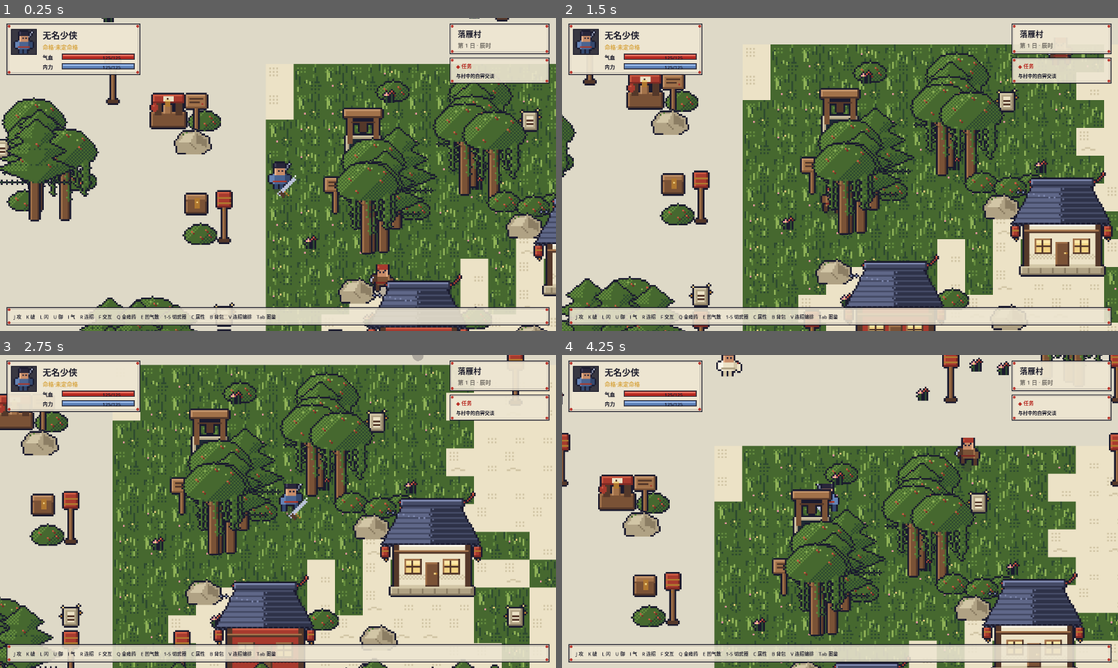
Above: before the commit, frames 1-4 (two rows, left to right).
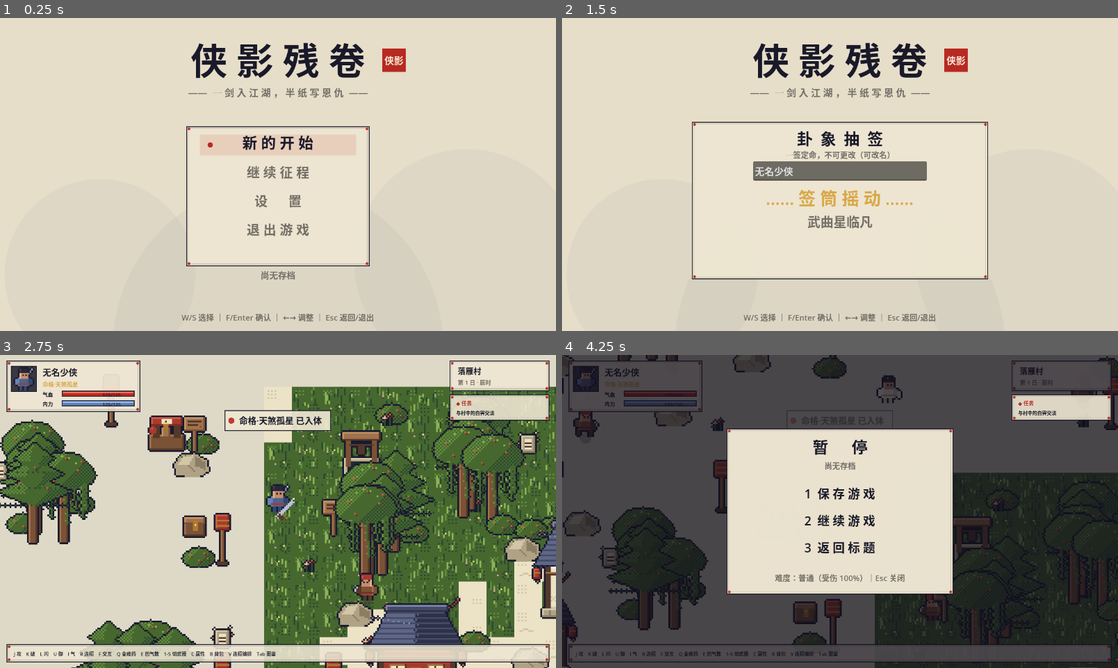
Above: after the commit, the same moments.

Repository: xianshixi26/xiaying-canjuan
Game: Godot game, scene res://scenes/Title.tscn
Same seed, same stepped clock (60 frames per second), same inputs: the game is played once before the commit and once after it. Before the commit the project starts from res://scenes/Main.tscn.
Inputs (mouse positions are in pixels of both pictures, inside the frame that each line leads up to):
- Up to frame 1 (0.25 s): no input
- Up to frame 2 (1.5 s): tap Enter at 0.5 s; move the mouse to (962, 158) at 0.52 s; hold D (move_right, bound only before the commit) 0.53-1.28 s; hold J (attack, bound only before the commit) 0.53-1.28 s; click (962, 158) at 0.67 s; tap Space at 0.77, 1.07 s; tap U (block, bound only before the commit) at 0.8, 1.35 s; move the mouse to (728, 190) at 1.27 s; hold S (move_down, bound only before the commit) from 1.28 s (still down); click (728, 190) at 1.42 s
- Up to frame 3 (2.75 s): tap Space at 1.52, 1.82, 2.3 s; tap Enter at 1.55, 2.1 s; move the mouse to (333, 442) at 2.02 s; release S (move_down, bound only before the commit) at 2.03 s; hold D (move_right, bound only before the commit) from 2.03 s (still down); click (333, 442) at 2.17 s
- Up to frame 4 (4.25 s): move the mouse to (812, 574) at 2.77 s; release D (move_right, bound only before the commit) at 2.78 s; hold W (move_up) 2.78-3.53 s; tap Space at 2.85, 3.02, 3.32, 3.77, 4.07 s; click (812, 574) at 2.92 s; tap J (attack) at 3.05 s; move the mouse to (1006, 558) at 3.52 s; hold A (move_left) from 3.53 s (still down); hold J (attack) from 3.53 s (still down); click (1006, 558) at 3.67 s; tap U (block) at 3.8 s; tap Escape (pause, bound only after the commit) at 4.15 s

The runs differ from the first frame. In frame 1, 52% of the frame differs, in the area x 0-100%, y 0-100%; in frame 2, 57%; in frame 3, 64%; in frame 4, 94%.

Commit message:
[Step 0.13] 游戏开始界面(菜单/命格抽签/设置) + 存档系统(Esc暂停保存/读取) + 开局命格流程 (D-031)

Diff:
--- a/project.godot
+++ b/project.godot
@@ -7,8 +7,12 @@
 
 config/name="侠影残卷"
 config/description="2D 俯视角水墨武侠动作探索 RPG（原型）"
-run/main_scene="res://scenes/Main.tscn"
+run/main_scene="res://scenes/Title.tscn"
 config/features=PackedStringArray("4.7", "GL Compatibility")
+
+[autoload]
+
+GameState="*res://scripts/game_state.gd"
 
 [display]
 
--- /dev/null
+++ b/scenes/Title.tscn
@@ -0,0 +1,8 @@
+[gd_scene load_steps=2 format=3]
+
+[ext_resource type="Script" path="res://scripts/title.gd" id="1"]
+
+[node name="Title" type="Control"]
+anchor_right = 1.0
+anchor_bottom = 1.0
+script = ExtResource("1")
--- /dev/null
+++ b/scripts/game_state.gd
@@ -0,0 +1,97 @@
+extends Node
+## 全局状态（D-031）：新游戏参数 / 存档读写 / 设置
+## Autoload 单例（project.godot [autoload] 注册）
+
+const SAVE_PATH := "user://save_1.json"
+
+var pending_name := "无名少侠"
+var pending_mingge := {}
+var pending_load := {}
+var difficulty := "普通"
+var volume := 0.8
+
+## 难度受伤系数
+func damage_factor() -> float:
+	match difficulty:
+		"简单":
+			return 0.75
+		"困难":
+			return 1.35
+	return 1.0
+
+func has_save() -> bool:
+	return FileAccess.file_exists(SAVE_PATH)
+
+func save_info() -> Dictionary:
+	if not has_save():
+		return {}
+	var data := _read()
+	return {
+		"level": int(data.get("level", 1)),
+		"day": int(data.get("day_count", 1)),
+		"saved_at": str(data.get("saved_at", "")),
+	}
+
+func _read() -> Dictionary:
+	var f := FileAccess.open(SAVE_PATH, FileAccess.READ)
+	if f == null:
+		return {}
+	var parsed = JSON.parse_string(f.get_as_text())
+	return parsed if parsed is Dictionary else {}
+
+## 存档：全状态持久化（属性/命格/背包/武器/连招链/图鉴/剧情/昼夜/位置）
+func save_game(player: Node, main: Node) -> bool:
+	var data := {
+		"version": 1,
+		"name": pending_name,
+		"mingge": pending_mingge,
+		"difficulty": difficulty,
+		"level": player.level, "xp": player.xp, "stat_points": player.stat_points,
+		"stats": player.stats,
+		"inventory": player.inventory,
+		"weapon_unlocked": player.weapon_unlocked,
+		"chains": player.chains,
+		"discovered": player.discovered.keys(),
+		"story_stage": main.story_stage, "clue_count": main.clue_count,
+		"day_count": main.day_count, "day_time": main.day_time,
+		"pos_x": player.global_position.x, "pos_y": player.global_position.y,
+		"saved_at": Time.get_datetime_string_from_system(),
+	}
+	var f := FileAccess.open(SAVE_PATH, FileAccess.WRITE)
+	if f == null:
+		return false
+	f.store_string(JSON.stringify(data, "\t"))
+	return true
+
+func load_game() -> void:
+	pending_load = _read()
+
+func apply_to(player: Node, main: Node, data: Dictionary) -> void:
+	pending_name = str(data.get("name", pending_name))
+	pending_mingge = data.get("mingge", {})
+	difficulty = str(data.get("difficulty", "普通"))
+	player.level = int(data.get("level", 1))
+	player.xp = int(data.get("xp", 0))
+	player.stat_points = int(data.get("stat_points", 0))
+	var st: Dictionary = data.get("stats", {})
+	for k in st.keys():
+		player.stats[k] = int(st[k])
+	var inv: Dictionary = data.get("inventory", {})
+	for k in inv.keys():
+		player.inventory[k] = int(inv[k])
+	var wu: Dictionary = data.get("weapon_unlocked", {})
+	for k in wu.keys():
+		player.weapon_unlocked[k] = bool(wu[k])
+	player.chains = data.get("chains", {})
+	for id in data.get("discovered", []):
+		player.discovered[str(id)] = true
+	main.story_stage = int(data.get("story_stage", 0))
+	main.clue_count = int(data.get("clue_count", 0))
+	main.day_count = int(data.get("day_count", 1))
+	main.day_time = float(data.get("day_time", 0.38))
+	player.position = Vector2(float(data.get("pos_x", 0.0)), float(data.get("pos_y", 0.0)))
+	player.refresh_derived()
+	player.hp = player.max_hp
+	player.mp = player.max_mp
+	if player.chains.is_empty() == false:
+		player.set_weapon(0)
--- a/scripts/hud.gd
+++ b/scripts/hud.gd
@@ -40,6 +40,7 @@
 var _dlg_shown := 0.0
 var _choices: Array = []
 var _ending: Dictionary = {}
+var _pause_open := false
 
 func say(speaker: String, text: String) -> void:
 	_dialog.append({"speaker": speaker, "text": text})
@@ -88,6 +89,34 @@
 	_chain_open = panel == "chain" and not _chain_open
 
 func _unhandled_input(event: InputEvent) -> void:
+	# ---- 暂停菜单（D-031）----
+	if _pause_open:
+		if event.is_action_pressed("pause"):
+			_pause_open = false
+			get_tree().paused = false
+			get_viewport().set_input_as_handled()
+		elif event is InputEventKey and event.pressed and not event.echo:
+			match event.keycode:
+				KEY_1:
+					var ok: bool = GameState.save_game(player, get_tree().current_scene)
+					show_hint("游戏已保存" if ok else "保存失败")
+					_pause_open = false
+					get_tree().paused = false
+					get_viewport().set_input_as_handled()
+				KEY_2:
+					_pause_open = false
+					get_tree().paused = false
+					get_viewport().set_input_as_handled()
+				KEY_3:
+					get_tree().paused = false
+					get_tree().change_scene_to_file("res://scenes/Title.tscn")
+					get_viewport().set_input_as_handled()
+		return
+	if event.is_action_pressed("pause"):
+		_pause_open = true
+		get_tree().paused = true
+		get_viewport().set_input_as_handled()
+		return
 	# ---- 剧情对话优先（D-030）----
 	if not _ending.is_empty():
 		if event.is_action_pressed("chain_exec") or event.is_action_pressed("interact"):
@@ -172,6 +201,8 @@
 		_draw_prompt(w, h)
 	_draw_legend(w, h)
 
+	if _pause_open:
+		_draw_pause(w, h)
 	if boss_max > 0.0:
 		_draw_boss_bar(w)
 	if quest_text != "":
@@ -228,7 +259,7 @@
 			draw_texture_rect_region(spr.texture, portrait.grow(-2.0), Rect2(0, 0, 64, 64))
 	draw_rect(portrait, C_INK, false, 2.0)
 	# 名号与命格
-	draw_string(_font, Vector2(98, 48), "无名少侠", HORIZONTAL_ALIGNMENT_LEFT, -1.0, _fsize + 4, C_INK)
+	draw_string(_font, Vector2(98, 48), GameState.pending_name, HORIZONTAL_ALIGNMENT_LEFT, -1.0, _fsize + 4, C_INK)
 	var mg := "未定命格"
 	if is_instance_valid(player):
 		mg = str(player.get("mingge"))
@@ -412,6 +443,19 @@
 
 # ================= 剧情绘制（D-030） =================
 
+func _draw_pause(w: float, h: float) -> void:
+	draw_rect(Rect2(0, 0, w, h), Color(0.06, 0.05, 0.1, 0.72))
+	var rect := Rect2(w * 0.5 - 260.0, h * 0.5 - 190.0, 520.0, 380.0)
+	_draw_panel(rect, 0.98)
+	draw_string(_font, Vector2(0, rect.position.y + 56), "暂      停", HORIZONTAL_ALIGNMENT_CENTER, w, 36, C_INK)
+	var info := GameState.save_info()
+	var sub := "尚无存档" if info.is_empty() else "存档：Lv.%d · 第 %d 日 · %s" % [info["level"], info["day"], info["saved_at"]]
+	draw_string(_font, Vector2(0, rect.position.y + 92), sub, HORIZONTAL_ALIGNMENT_CENTER, w, 18, Color(C_GRAY))
+	var rows := ["1  保 存 游 戏", "2  继 续 游 戏", "3  返 回 标 题"]
+	for i in rows.size():
+		draw_string(_font, Vector2(0, rect.position.y + 160.0 + i * 62.0), rows[i], HORIZONTAL_ALIGNMENT_CENTER, w, 28, C_INK)
+	draw_string(_font, Vector2(0, rect.position.y + 350.0), "难度：%s（受伤 %d%%）｜Esc 关闭" % [GameState.difficulty, int(GameState.damage_factor() * 100)], HORIZONTAL_ALIGNMENT_CENTER, w, 18, Color(C_GRAY))
+
 func _wrap(text: String, max_w: float) -> Array:
 	var lines: Array = []
 	var cur := ""
--- a/scripts/main.gd
+++ b/scripts/main.gd
@@ -91,6 +91,25 @@
 	_interactables.append({"pos": _boss_gate_pos, "kind": "boss_gate", "label": "进入幽泉坛", "node": null, "world": "village", "opened": false})
 	hud.quest_text = "与村中的白霁交谈"
 	hud.choice_picked.connect(_on_choice)
+	# 开局状态（D-031）：新游戏命格注入 / 读档恢复
+	if GameState.pending_load.is_empty():
+		if not GameState.pending_mingge.is_empty():
+			player.apply_mingge(GameState.pending_mingge)
+			hud.show_hint("命格·%s 已入体" % str(GameState.pending_mingge["name"]))
+	else:
+		GameState.apply_to(player, self, GameState.pending_load)
+		GameState.pending_load = {}
+		hud.show_hint("存档读取成功，江湖再会")
+		match story_stage:
+			1:
+				hud.quest_text = "调查村中线索（%d/3）" % mini(clue_count, 3)
+			2:
+				hud.quest_text = "前往东北山门，诛杀殷无昼"
+			3:
+				hud.quest_text = "回村寻白霁，当面对质"
+			4:
+				hud.quest_text = "江湖已定"
+	hud.get_parent().process_mode = Node.PROCESS_MODE_ALWAYS  # 暂停时 HUD 保持响应
 	# 快照村庄节点（室内外切换用）
 	for c in get_children():
 		if c != player and c != hud.get_parent():
@@ -280,21 +299,18 @@
 			hud.show_ending("结局·入魔",
 				"你取过完整《沧溟诀》，扶起白霁：「从今日起，听风楼听我号令。」秦无咎大笑而亡。多年后，江湖人提起「白衣楼主」与他身后的影子，无不色变。（二周目·入魔线开启）")
 
-## 卦摊抽签（D-028）：品质受气运影响
+## 卦摊（D-031 后命格在开局抽取；此处为天命批注）
 func _roll_mingge(it: Dictionary) -> void:
 	it["opened"] = true
-	var luck := float(player.get("stats").get("气运", 5))
-	var roll := randf() + luck * 0.02
-	var pool: Array = []
-	if roll > 0.85:
-		pool = _by_quality("天品")
-	elif roll > 0.45:
-		pool = _by_quality("地品")
+	var mg := str(player.get("mingge"))
+	if mg != "未定命格":
+		hud.say("卦摊老人", "你已于入世时抽得命格【%s】，天命已定，善自珍重。" % mg)
 	else:
-		pool = _by_quality("凡品") + _by_quality("隐藏")
-	var m: Dictionary = pool[randi() % pool.size()]
-	player.apply_mingge(m)
-	hud.show_hint("签落定·%s（%s）：%s" % [str(m["name"]), str(m["quality"]), str(m["desc"])])
+		hud.say("卦摊老人", "你尚未抽签……也罢，老朽为你补上一签。")
+		var pool := _by_quality("地品") + _by_quality("凡品")
+		var m: Dictionary = pool[randi() % pool.size()]
+		player.apply_mingge(m)
+		hud.show_hint("补签·%s（%s）：%s" % [str(m["name"]), str(m["quality"]), str(m["desc"])])
 
 func _by_quality(q: String) -> Array:
 	var out: Array = []
@@ -440,6 +456,7 @@
 		"block": [KEY_U],
 		"qi": [KEY_I],
 		"interact": [KEY_F],
+		"pause": [KEY_ESCAPE],
 		"chain_exec": [KEY_R],
 		"use_potion": [KEY_Q],
 		"use_ether": [KEY_E],
--- a/scripts/player.gd
+++ b/scripts/player.gd
@@ -427,7 +427,7 @@
 	if _invincible > 0.0:
 		return
 	var blocked := Input.is_action_pressed("block")
-	var final := dmg * (BLOCK_DAMAGE_RATIO if blocked else 1.0)
+	var final := dmg * (BLOCK_DAMAGE_RATIO if blocked else 1.0) * GameState.damage_factor()
 	hp = maxf(hp - final, 0.0)
 	_hit_flash = 0.2
 	_invincible = 0.4
--- /dev/null
+++ b/scripts/title.gd
@@ -0,0 +1,275 @@
+extends Control
+## 游戏开始界面（D-031）：主菜单 / 命格抽签 / 设置
+## 操作：W/S 选择，F/Enter 确认，←→ 调整，Esc 返回；鼠标点击亦可
+
+const C_INK := Color(0.10, 0.10, 0.16)
+const C_PAPER := Color(0.93, 0.90, 0.82)
+const C_RED := Color(0.72, 0.16, 0.13)
+const C_GOLD := Color(0.85, 0.66, 0.28)
+const C_GRAY := Color(0.45, 0.43, 0.40)
+
+const MINGGE_TABLE := [
+	{"name": "武曲星临凡", "quality": "天品", "mods": {"力道": 3}, "desc": "天生神力，破招凌厉"},
+	{"name": "扫地僧命格", "quality": "天品", "mods": {"悟性": 3, "内力": 1}, "desc": "悟性过人，武学精进"},
+	{"name": "灵猫身法", "quality": "地品", "mods": {"身法": 2, "气运": 1}, "desc": "来去如风，闪转腾挪"},
+	{"name": "铁臂罗汉", "quality": "地品", "mods": {"根骨": 2, "力道": 1}, "desc": "皮糙肉厚，力大无穷"},
+	{"name": "夜猫子", "quality": "地品", "mods": {"身法": 1, "气运": 2}, "desc": "夜战占优，机缘不绝"},
+	{"name": "寻常百姓", "quality": "凡品", "mods": {"根骨": 1}, "desc": "平平无奇，大器晚成"},
+	{"name": "书呆子", "quality": "凡品", "mods": {"悟性": 2, "力道": -1}, "desc": "读书误了练武"},
+	{"name": "天煞孤星", "quality": "隐藏", "mods": {"力道": -1, "气运": 4}, "desc": "福祸相依，机缘逆天"},
+]
+
+var state := "menu"           # menu / roll / settings
+var menu_idx := 0
+var settings_idx := 0
+var rolling := false
+var roll_time := 0.0
+var roll_result := {}
+var rolled := false
+var _font: Font = null
+var _fsize := 20
+var _name_edit: LineEdit = null
+var _hit_rects: Array = []    # 鼠标点击热区 [{rect, action}]
+
+func _ready() -> void:
+	_font = _load_font()
+	_name_edit = LineEdit.new()
+	_name_edit.text = "无名少侠"
+	_name_edit.position = Vector2(440, 330)
+	_name_edit.size = Vector2(400, 44)
+	_name_edit.visible = false
+	_name_edit.add_theme_font_size_override("font_size", 22)
+	add_child(_name_edit)
+
+func _load_font() -> Font:
+	var font := FontFile.new()
+	for path in ["C:/Windows/Fonts/simhei.ttf", "C:/Windows/Fonts/msyh.ttc"]:
+		if FileAccess.file_exists(path) and font.load_dynamic_font(path) == OK:
+			return font
+	return ThemeDB.fallback_font
+
+func _process(delta: float) -> void:
+	if rolling:
+		roll_time += delta
+		if roll_time >= 1.2:
+			rolling = false
+			rolled = true
+			roll_result = _roll()
+	queue_redraw()
+
+## 抽签：品质受"先天机缘"轻微影响
+func _roll() -> Dictionary:
+	var r := randf()
+	var pool: Array = []
+	if r > 0.86:
+		pool = _by_q("天品")
+	elif r > 0.45:
+		pool = _by_q("地品")
+	else:
+		pool = _by_q("凡品") + _by_q("隐藏")
+	return pool[randi() % pool.size()]
+
+func _by_q(q: String) -> Array:
+	var out: Array = []
+	for m in MINGGE_TABLE:
+		if str(m["quality"]) == q:
+			out.append(m)
+	return out
+
+func _unhandled_input(event: InputEvent) -> void:
+	if event is InputEventKey and event.pressed and not event.echo:
+		var k: int = event.keycode
+		match state:
+			"menu":
+				if k == KEY_S or k == KEY_DOWN:
+					menu_idx = (menu_idx + 1) % 4
+				elif k == KEY_W or k == KEY_UP:
+					menu_idx = (menu_idx + 3) % 4
+				elif k in [KEY_F, KEY_ENTER, KEY_SPACE]:
+					_activate(menu_idx)
+				elif k == KEY_ESCAPE:
+					get_tree().quit()
+			"roll":
+				if not rolled and not rolling and k in [KEY_F, KEY_ENTER, KEY_SPACE]:
+					_name_edit.release_focus()
+					rolling = true
+					roll_time = 0.0
+				elif rolled and k in [KEY_F, KEY_ENTER, KEY_SPACE]:
+					_start_game()
+				elif k == KEY_ESCAPE:
+					state = "menu"
+					_name_edit.visible = false
+			"settings":
+				if k == KEY_S or k == KEY_DOWN:
+					settings_idx = (settings_idx + 1) % 3
+				elif k == KEY_W or k == KEY_UP:
+					settings_idx = (settings_idx + 2) % 3
+				elif k == KEY_A or k == KEY_LEFT:
+					_adjust(-1)
+				elif k == KEY_D or k == KEY_RIGHT:
+					_adjust(1)
+				elif k in [KEY_F, KEY_ENTER] and settings_idx == 2:
+					state = "menu"
+				elif k == KEY_ESCAPE:
+					state = "menu"
+	elif event is InputEventMouseButton and event.pressed and event.button_index == MOUSE_BUTTON_LEFT:
+		for item in _hit_rects:
+			if (item["rect"] as Rect2).has_point(event.position):
+				item["action"].call()
+				return
+
+func _adjust(d: int) -> void:
+	match settings_idx:
+		0:
+			var opts := ["简单", "普通", "困难"]
+			var i := (opts.find(GameState.difficulty) + d + 3) % 3
+			GameState.difficulty = opts[i]
+		1:
+			GameState.volume = clampf(GameState.volume + d * 0.1, 0.0, 1.0)
+
+func _activate(idx: int) -> void:
+	match idx:
+		0:
+			state = "roll"
+			rolled = false
+			rolling = false
+			roll_result = {}
+			_name_edit.visible = true
+		1:
+			if GameState.has_save():
+				GameState.load_game()
+				get_tree().change_scene_to_file("res://scenes/Main.tscn")
+		2:
+			state = "settings"
+		3:
+			get_tree().quit()
+
+func _start_game() -> void:
+	var nm := _name_edit.text.strip_edges()
+	GameState.pending_name = nm if nm != "" else "无名少侠"
+	GameState.pending_mingge = roll_result
+	GameState.pending_load = {}
+	get_tree().change_scene_to_file("res://scenes/Main.tscn")
+
+# ================= 绘制 =================
+
+func _draw() -> void:
+	var w := size.x
+	var h := size.y
+	_hit_rects.clear()
+	# 背景：宣纸 + 远山淡墨
+	draw_rect(Rect2(0, 0, w, h), Color(0.90, 0.87, 0.79))
+	draw_circle(Vector2(w * 0.18, h * 0.82), 220.0, Color(0.60, 0.60, 0.62, 0.10))
+	draw_circle(Vector2(w * 0.84, h * 0.78), 260.0, Color(0.60, 0.60, 0.62, 0.10))
+	draw_circle(Vector2(w * 0.5, h * 1.05), 380.0, Color(0.55, 0.55, 0.58, 0.10))
+	# 标题
+	draw_string(_font, Vector2(0, 130), "侠 影 残 卷", HORIZONTAL_ALIGNMENT_CENTER, w, 84, C_INK)
+	draw_string(_font, Vector2(0, 180), "——  一 剑 入 江 湖 ， 半 纸 写 恩 仇  ——", HORIZONTAL_ALIGNMENT_CENTER, w, 22, Color(C_GRAY))
+	# 红印
+	draw_rect(Rect2(w * 0.5 + 240, 70, 54, 54), Color(C_RED))
+	draw_string(_font, Vector2(w * 0.5 + 240, 106), "侠影", HORIZONTAL_ALIGNMENT_CENTER, 54, 22, Color(0.96, 0.92, 0.84))
+
+	match state:
+		"menu":
+			_draw_menu(w, h)
+		"roll":
+			_draw_roll(w, h)
+		"settings":
+			_draw_settings(w, h)
+	draw_string(_font, Vector2(0, h - 24), "W/S 选择 ｜ F/Enter 确认 ｜ ←→ 调整 ｜ Esc 返回/退出", HORIZONTAL_ALIGNMENT_CENTER, w, 18, Color(C_GRAY))
+
+func _panel(rect: Rect2, alpha := 0.95) -> void:
+	draw_rect(rect, Color(C_PAPER, alpha))
+	draw_rect(rect, Color(C_INK, 0.95), false, 2.0)
+	draw_rect(rect.grow(-4.0), Color(C_INK, 0.22), false, 1.0)
+	for c in [rect.position + Vector2(5, 5), Vector2(rect.end.x - 5, rect.position.y + 5),
+			Vector2(rect.position.x + 5, rect.end.y - 5), rect.end - Vector2(5, 5)]:
+		draw_circle(c, 3.5, Color(C_RED, 0.9))
+
+func _draw_menu(w: float, h: float) -> void:
+	var items := ["新 的 开 始", "继 续 征 程", "设      置", "退 出 游 戏"]
+	var rect := Rect2(w * 0.5 - 210, 250, 420, 320)
+	_panel(rect)
+	for i in items.size():
+		var y := 300.0 + i * 66.0
+		var sel := i == menu_idx
+		if sel:
+			draw_rect(Rect2(w * 0.5 - 180, y - 32, 360, 48), Color(C_RED, 0.12))
+			draw_circle(Vector2(w * 0.5 - 156, y - 8), 6.0, Color(C_RED))
+		var col := C_INK if sel else Color(C_GRAY)
+		draw_string(_font, Vector2(0, y), items[i], HORIZONTAL_ALIGNMENT_CENTER, w, 34 if sel else 30, col)
+		_hit_rects.append({"rect": Rect2(w * 0.5 - 190, y - 36, 380, 52), "action": _activate.bind(i)})
+	# 存档信息
+	var sub := "尚无存档"
+	if GameState.has_save():
+		var info := GameState.save_info()
+		sub = "存档：Lv.%d · 第 %d 日 · %s" % [info["level"], info["day"], info["saved_at"]]
+		if menu_idx == 1:
+			draw_string(_font, Vector2(0, 600), sub, HORIZONTAL_ALIGNMENT_CENTER, w, 20, Color(C_GOLD))
+		else:
+			draw_string(_font, Vector2(0, 600), sub, HORIZONTAL_ALIGNMENT_CENTER, w, 20, Color(C_GRAY))
+	else:
+		draw_string(_font, Vector2(0, 600), sub, HORIZONTAL_ALIGNMENT_CENTER, w, 20, Color(C_GRAY))
+
+func _draw_roll(w: float, h: float) -> void:
+	var rect := Rect2(w * 0.5 - 340, 240, 680, 360)
+	_panel(rect)
+	draw_string(_font, Vector2(0, 292), "卦  象  抽  签", HORIZONTAL_ALIGNMENT_CENTER, w, 36, C_INK)
+	draw_string(_font, Vector2(0, 322), "一签定命，不可更改（可改名）", HORIZONTAL_ALIGNMENT_CENTER, w, 18, Color(C_GRAY))
+	if rolling:
+		var names: Dictionary = MINGGE_TABLE[randi() % MINGGE_TABLE.size()]
+		draw_string(_font, Vector2(0, 430), "…… 签 筒 摇 动 ……", HORIZONTAL_ALIGNMENT_CENTER, w, 40, Color(C_GOLD))
+		draw_string(_font, Vector2(0, 480), str(names["name"]), HORIZONTAL_ALIGNMENT_CENTER, w, 30, Color(C_GRAY))
+	elif not rolled:
+		draw_string(_font, Vector2(0, 430), "按下 F，抽出你的命格", HORIZONTAL_ALIGNMENT_CENTER, w, 26, Color(C_GRAY))
+		var b := Rect2(w * 0.5 - 110, 460, 220, 56)
+		_draw_button(b, "抽  签（F）", true)
+		_hit_rects.append({"rect": b, "action": func() -> void:
+			_name_edit.release_focus()
+			rolling = true
+			roll_time = 0.0
+		})
+	else:
+		var q := str(roll_result["quality"])
+		var qc := C_RED if q == "天品" else (Color(0.36, 0.50, 0.72) if q == "地品" else (Color(C_GRAY) if q == "凡品" else C_GOLD))
+		draw_string(_font, Vector2(0, 388), "签 文 落 定", HORIZONTAL_ALIGNMENT_CENTER, w, 22, Color(C_GRAY))
+		draw_string(_font, Vector2(0, 432), str(roll_result["name"]), HORIZONTAL_ALIGNMENT_CENTER, w, 42, qc)
+		draw_string(_font, Vector2(0, 462), "【" + q + "】 " + str(roll_result["desc"]), HORIZONTAL_ALIGNMENT_CENTER, w, 20, Color(C_GRAY))
+		var mods: Dictionary = roll_result["mods"]
+		var txt := ""
+		for k in mods.keys():
+			txt += "%s %+d　" % [k, int(mods[k])]
+		draw_string(_font, Vector2(0, 492), txt, HORIZONTAL_ALIGNMENT_CENTER, w, 22, C_INK)
+		var b := Rect2(w * 0.5 - 130, 516, 260, 56)
+		_draw_button(b, "踏 入 江 湖（F）", true)
+		_hit_rects.append({"rect": b, "action": _start_game})
+
+func _draw_settings(w: float, h: float) -> void:
+	var rect := Rect2(w * 0.5 - 300, 250, 600, 300)
+	_panel(rect)
+	draw_string(_font, Vector2(0, 300), "设      置", HORIZONTAL_ALIGNMENT_CENTER, w, 32, C_INK)
+	var rows := [
+		["难  度", "%s（受伤 %d%%）" % [GameState.difficulty, int(GameState.damage_factor() * 100)]],
+		["音  量", "▮".repeat(int(GameState.volume * 10)) + "▯".repeat(10 - int(GameState.volume * 10))],
+		["返  回", ""],
+	]
+	for i in rows.size():
+		var y := 360.0 + i * 62.0
+		var sel := i == settings_idx
+		if sel:
+			draw_rect(Rect2(w * 0.5 - 260, y - 30, 520, 46), Color(C_RED, 0.12))
+			draw_circle(Vector2(w * 0.5 - 236, y - 7), 6.0, Color(C_RED))
+		draw_string(_font, Vector2(w * 0.5 - 200, y), rows[i][0], HORIZONTAL_ALIGNMENT_LEFT, -1.0, 26, C_INK if sel else Color(C_GRAY))
+		draw_string(_font, Vector2(w * 0.5 + 10, y), rows[i][1], HORIZONTAL_ALIGNMENT_LEFT, -1.0, 24, C_INK if sel else Color(C_GRAY))
+		_hit_rects.append({"rect": Rect2(w * 0.5 - 260, y - 32, 520, 48), "action": func() -> void:
+			settings_idx = i
+			if i == 2:
+				state = "menu"
+			else:
+				_adjust(1)
+		})
+
+func _draw_button(rect: Rect2, text: String, active: bool) -> void:
+	draw_rect(rect, Color(C_RED if active else C_GRAY, 0.16))
+	draw_rect(rect, Color(C_INK, 0.85), false, 2.0)
+	draw_string(_font, rect.position + Vector2(0, rect.size.y * 0.62), text, HORIZONTAL_ALIGNMENT_CENTER, rect.size.x, 26, C_INK)
Not shown, changed: docs/DECISIONS.md
